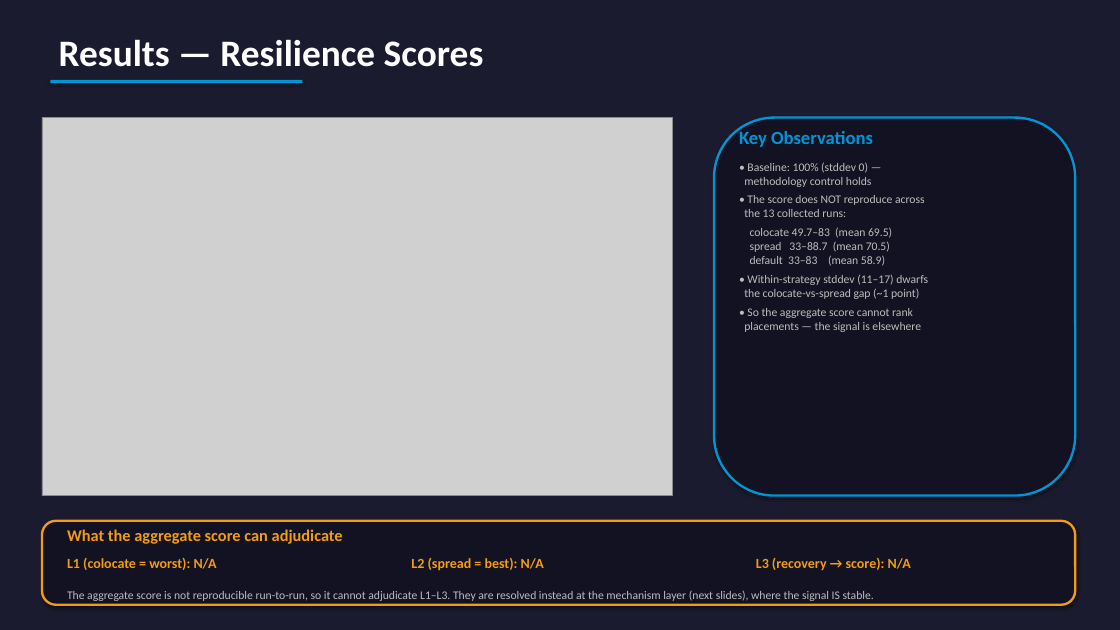
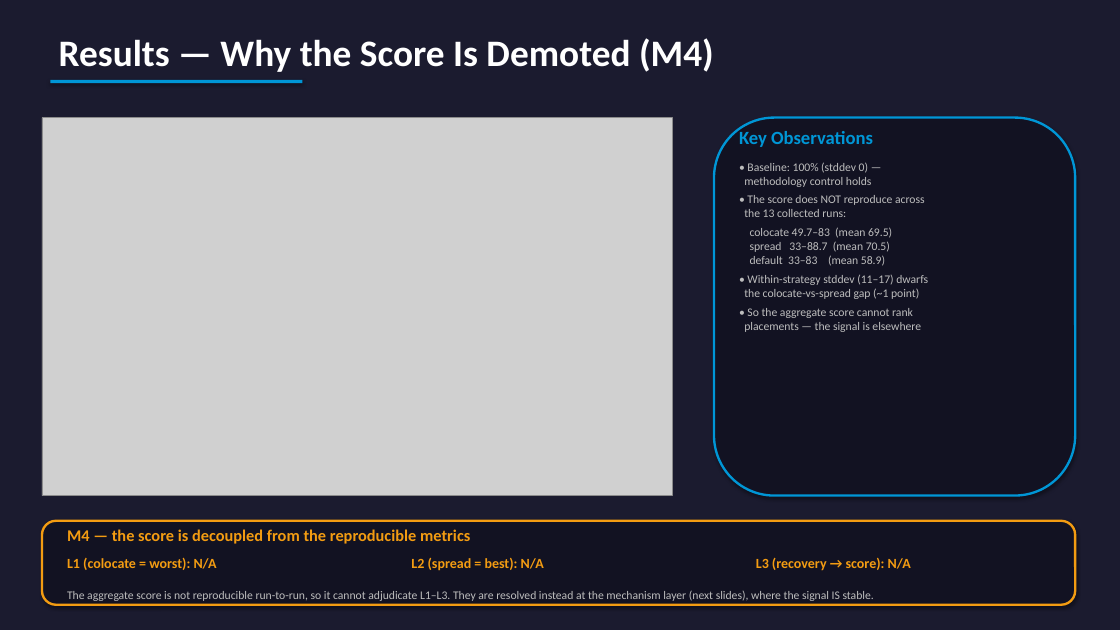
Before and after one commit to yhu02/uva-msc-thesis, a slide deck: slide 9 of ChaosProbe_Presentation.pptx. Drawn at 1120x630 pixels with LibreOffice and Linux fonts; fonts in the diff are those of the drawing; grey boxes stand for pictures. Boxes give left, top, right and bottom in pixels: in the first picture for what was removed or moved away, otherwise in the second. Text is boxed around its words. In the diff, an @@ line names an element or a change of style, - is before the commit and + after.

```diff
--- a/ChaosProbe_Presentation.pptx
+++ b/ChaosProbe_Presentation.pptx
@@ text at bbox=[59, 38, 714, 72]: text changed @@
-Results — Resilience Scores
+Results — Why the Score Is Demoted (M4)
@@ text at bbox=[67, 529, 470, 544]: text changed @@
-What the aggregate score can adjudicate
+M4 — the score is decoupled from the reproducible metrics
```
Also in this commit, not shown: 4 other slides changed, 2 other files.
